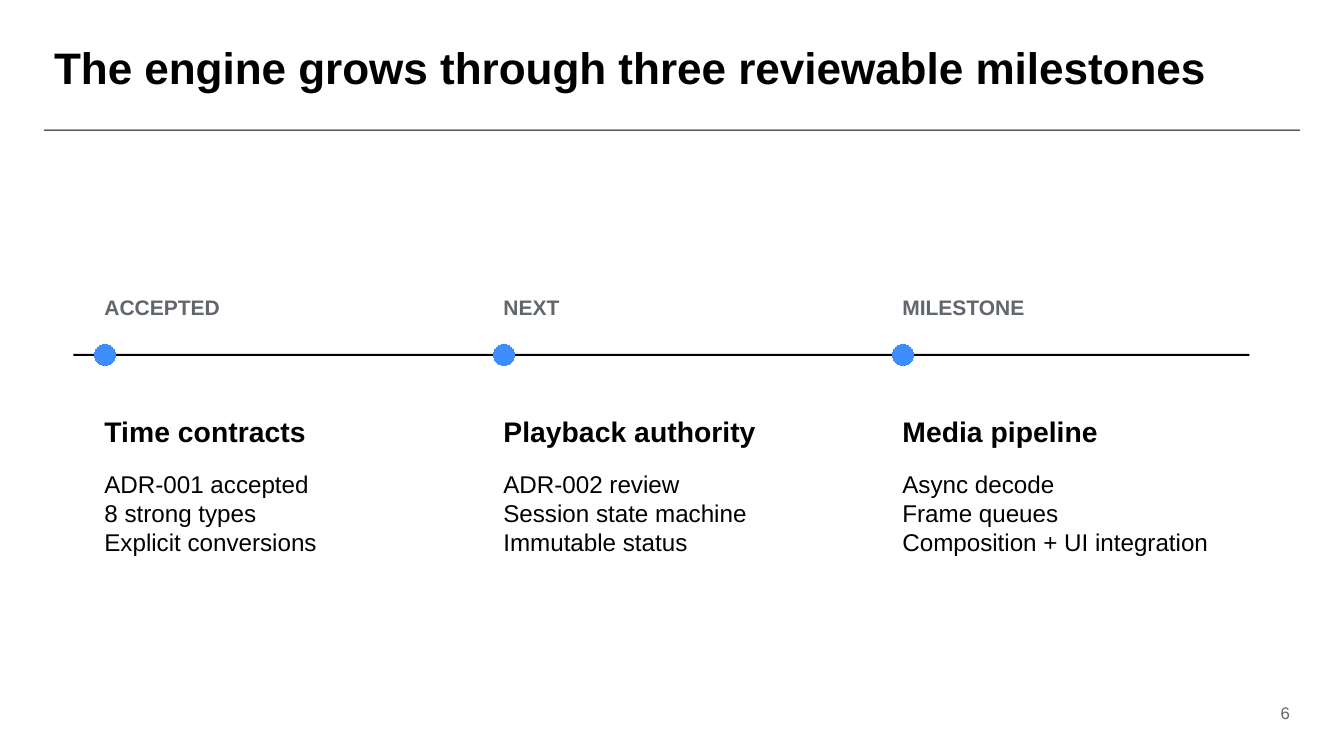
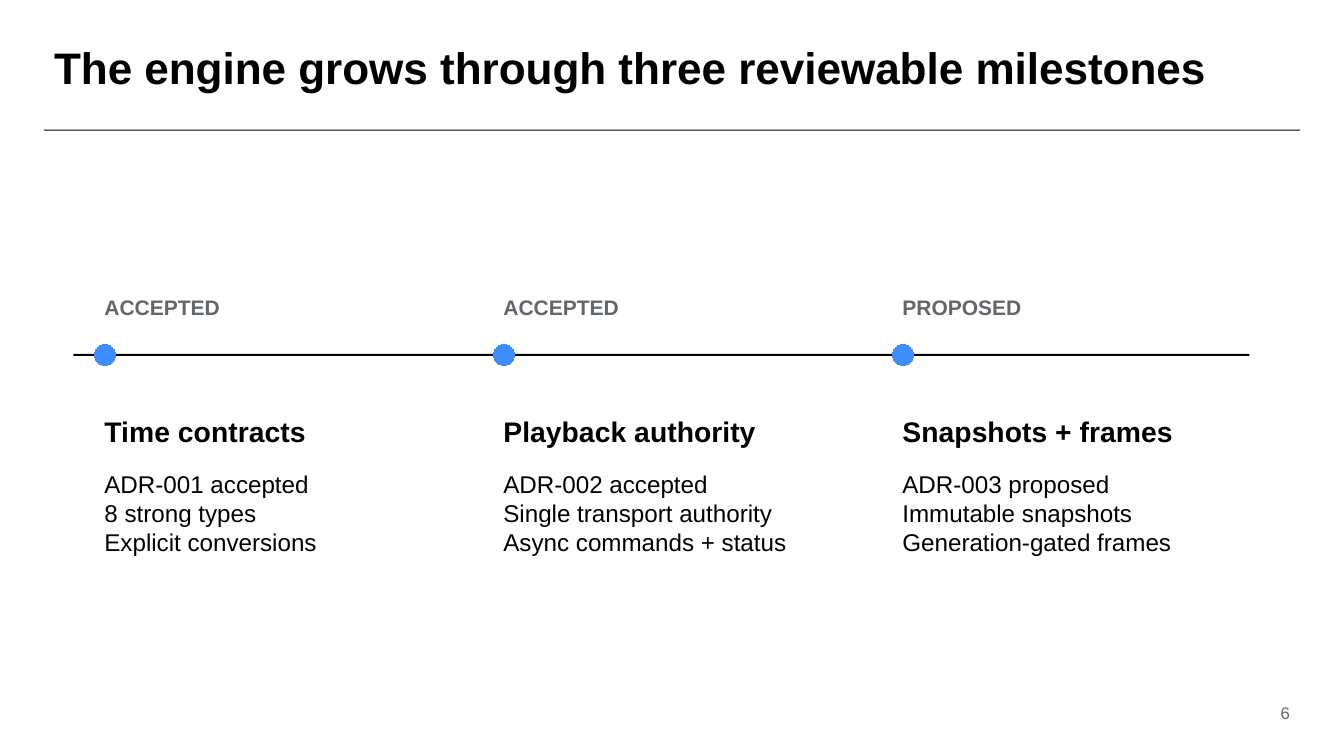
Before and after one commit to alberthsu-cl/qt-Samples, a slide deck: slide 6 of MiniEditorCoexistence/docs/Timeline-Playback-Engine-Learning.pptx. Drawn at 1344x756 pixels with LibreOffice and Linux fonts; fonts in the diff are those of the drawing. Boxes give left, top, right and bottom in pixels: in the first picture for what was removed or moved away, otherwise in the second. Text is boxed around its words. In the diff, an @@ line names an element or a change of style, - is before the commit and + after.

Commit message:
Propose ADR-003 immutable playback snapshots

```diff
--- a/MiniEditorCoexistence/docs/Timeline-Playback-Engine-Learning.pptx
+++ b/MiniEditorCoexistence/docs/Timeline-Playback-Engine-Learning.pptx
@@ text at [503, 300, 618, 315]: text changed @@
-NEXT
+ACCEPTED
@@ text at [902, 300, 1021, 315]: text changed @@
-MILESTONE
+PROPOSED
@@ text at [902, 421, 1173, 448]: text changed @@
-Media pipeline
+Snapshots + frames
@@ text at [503, 475, 787, 556]: text changed @@
-ADR-002 review
-Session state machine
-Immutable status
+ADR-002 accepted
+Single transport authority
+Async commands + status
@@ text at [902, 475, 1171, 556]: text changed @@
-Async decode
-Frame queues
-Composition + UI integration
+ADR-003 proposed
+Immutable snapshots
+Generation-gated frames
```
Also in this commit, not shown: 2 other slides changed, 1 slide added, 2 other files.
